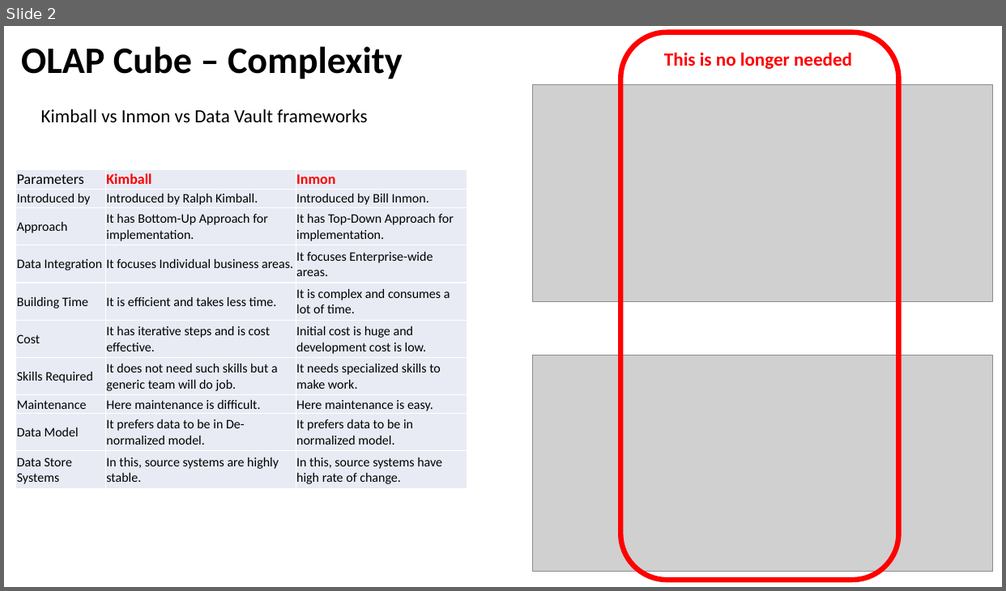
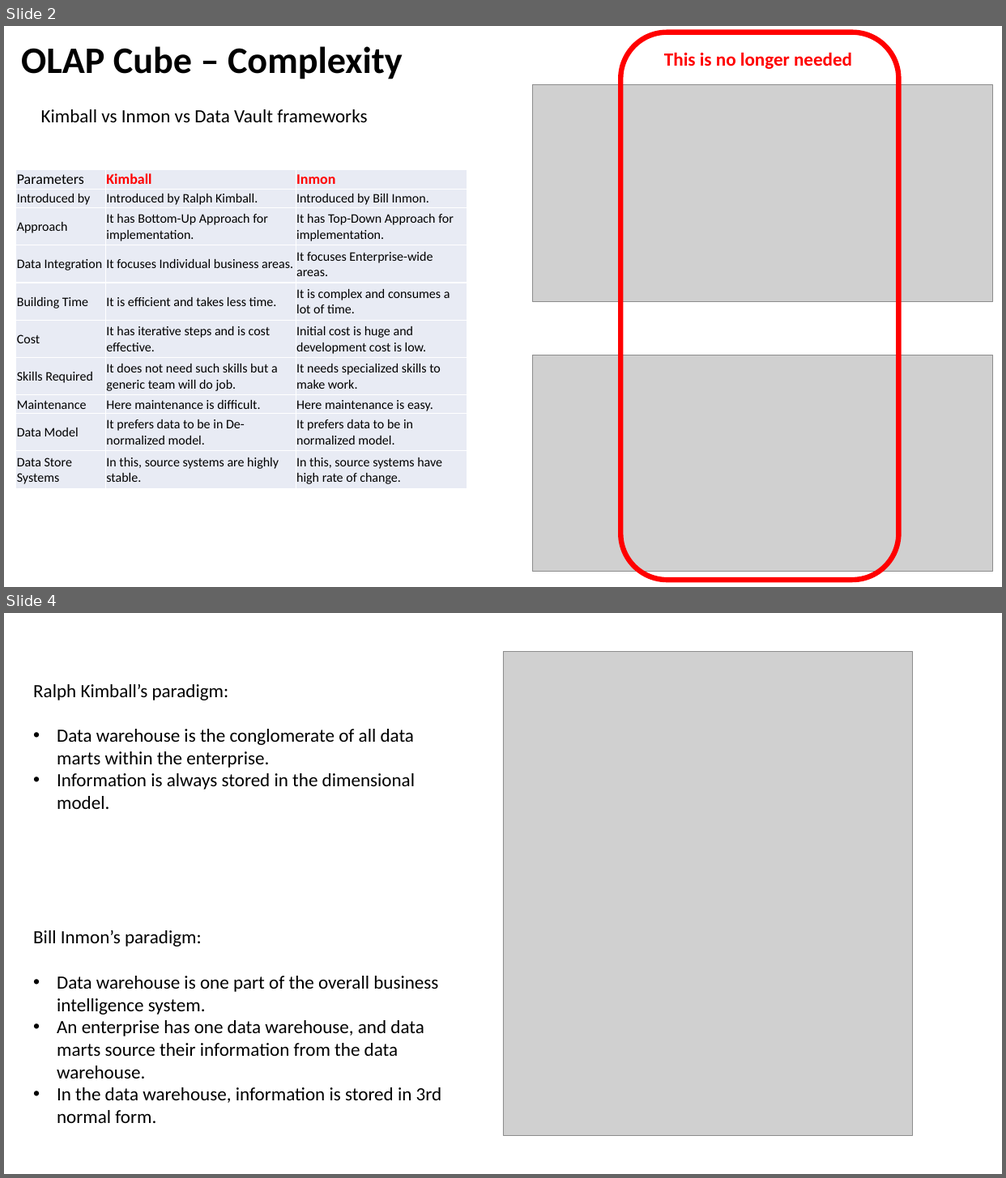
Before and after one commit to lselector/ml_ai_doc, a slide deck: OLAP_Cube.pptx. Shown one above the other, each under a label of ours: slide 2 before the commit, slides 2 and 4 after it; the slides between them are not shown. The pictures are 1006x591 and 1006x1178 pixels, drawn with LibreOffice and Linux fonts; fonts in the diff are those of the drawing; grey boxes stand for pictures. Boxes give left, top, right and bottom in pixels: in the first picture for what was removed or moved away, otherwise in the second. Text is boxed around its words. In the diff, an @@ line names an element or a change of style, - is before the commit and + after.

```diff
--- a/OLAP_Cube.pptx
+++ b/OLAP_Cube.pptx
@@ slide 4 added at [4,613,1002,1174], background #FFFFFF @@
@@ picture added at [503,651,913,1135] @@
@@ text added at [33,684,442,1123], 18 pt, text #000000 @@
+Ralph Kimball’s paradigm:
+• Data warehouse is the conglomerate of all data marts within the enterprise.
+• Information is always stored in the dimensional model.
+Bill Inmon’s paradigm:
+• Data warehouse is one part of the overall business intelligence system.
+• An enterprise has one data warehouse, and data marts source their information from the data warehouse.
+• In the data warehouse, information is stored in 3rd normal form.
```
Also in this commit, not shown: 1 other slide added, 6 other files.
